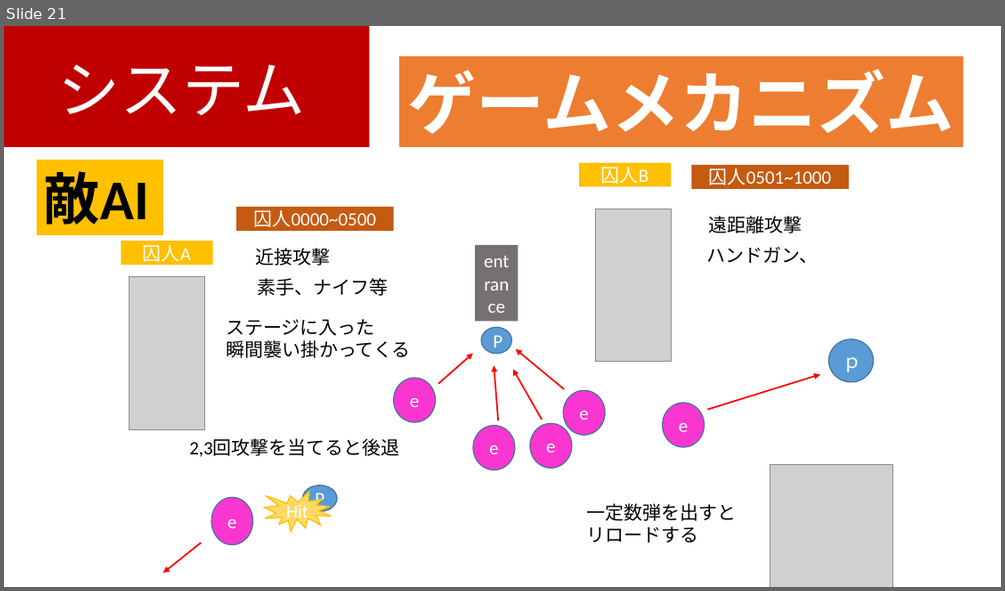
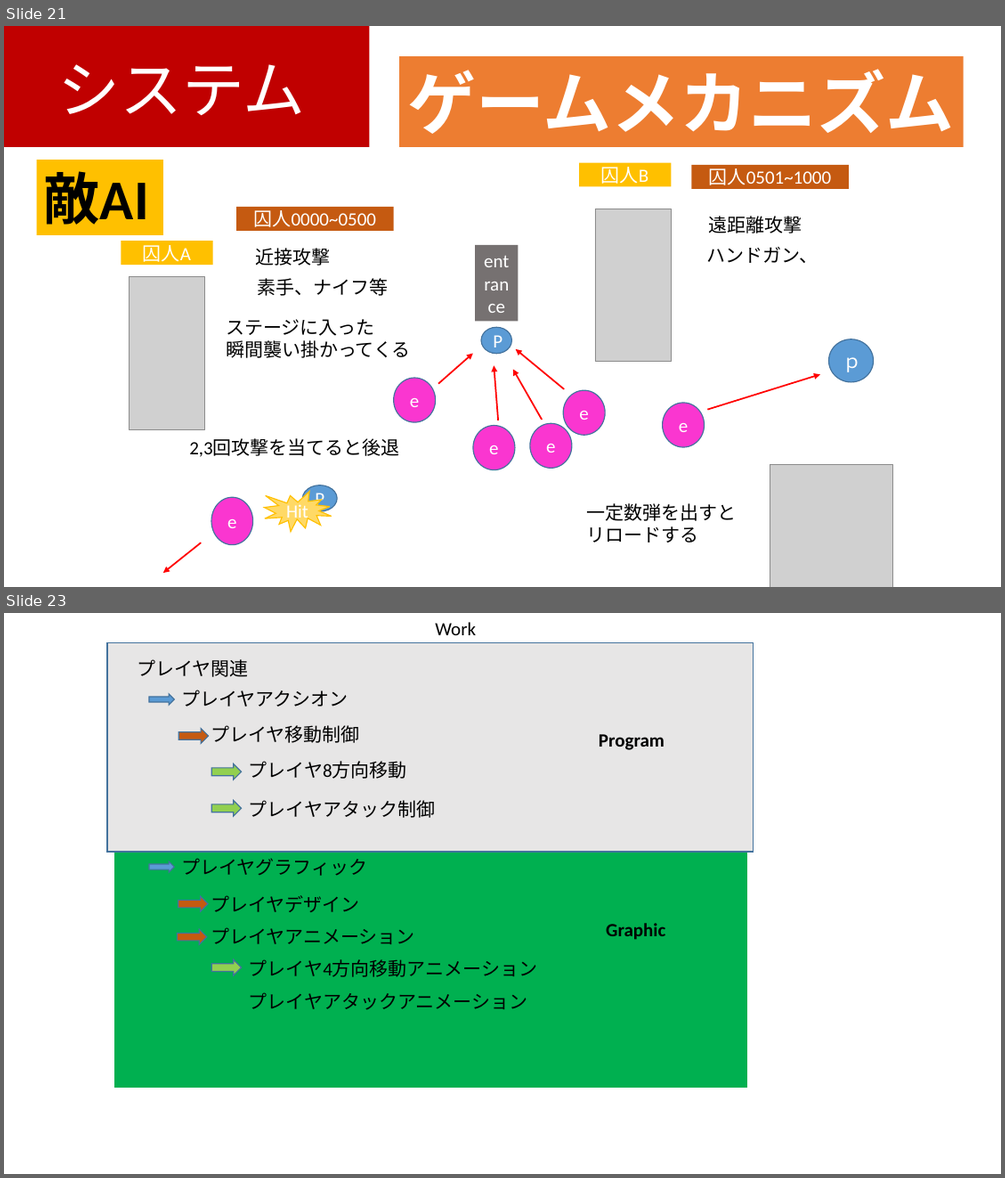
Before and after one commit to kawanami1022/2.5DActionGameProject, a slide deck: GameProject/すみませんASOゲームショウまでに間に合いませんでした.pptx. Shown one above the other, each under a label of ours: slide 21 before the commit, slides 21 and 23 after it; the slides between them are not shown. The pictures are 1005x591 and 1005x1178 pixels, drawn with LibreOffice and Linux fonts; fonts in the diff are those of the drawing; grey boxes stand for pictures. Boxes give left, top, right and bottom in pixels: in the first picture for what was removed or moved away, otherwise in the second. Text is boxed around its words. In the diff, an @@ line names an element or a change of style, - is before the commit and + after.

Commit message:
マインドマップの例

```diff
--- a/GameProject/すみませんASOゲームショウまでに間に合いませんでした.pptx
+++ b/GameProject/すみませんASOゲームショウまでに間に合いませんでした.pptx
@@ slide 23 added at box(4, 613, 1001, 1174), background #FFFFFF @@
@@ text added at box(435, 622, 476, 635), 18 pt, text #000000 @@
+Work
@@ rectangle added at box(107, 643, 753, 852), fill #E7E6E6, outline #43739E 1 pt @@
@@ text added at box(138, 659, 249, 677), 18 pt, text #000000 @@
+プレイヤ関連
@@ text added at box(182, 690, 348, 706), 18 pt, text #000000 @@
+プレイヤアクシオン
@@ right arrow added at box(149, 694, 175, 705), fill #5B9BD5, outline #43739E 1 pt @@
@@ right arrow added at box(179, 728, 209, 743), fill #C55A11, outline #43739E 1 pt @@
@@ text added at box(210, 725, 359, 743), 18 pt, text #000000 @@
+プレイヤ移動制御
@@ text added at box(599, 734, 664, 750), 18 pt, text #000000, bold @@
+Program
@@ right arrow added at box(212, 764, 242, 779), fill #92D050, outline #43739E 1 pt @@
@@ text added at box(249, 761, 407, 779), 18 pt, text #000000 @@
+プレイヤ8方向移動
@@ right arrow added at box(212, 801, 242, 817), fill #92D050, outline #43739E 1 pt @@
@@ text added at box(249, 800, 435, 818), 18 pt, text #000000 @@
+プレイヤアタック制御
@@ rectangle added at box(114, 852, 748, 1088), fill #00B050, outline #FFFFFF 1 pt @@
@@ right arrow added at box(149, 861, 175, 873), fill #5B9BD5, outline #43739E 1 pt @@
@@ text added at box(182, 858, 368, 876), 18 pt, text #000000 @@
+プレイヤグラフィック
@@ right arrow added at box(178, 896, 208, 911), fill #C55A11, outline #43739E 1 pt @@
@@ text added at box(210, 895, 359, 912), 18 pt, text #000000 @@
+プレイヤデザイン
@@ right arrow added at box(178, 929, 208, 944), fill #C55A11, outline #43739E 1 pt @@
@@ text added at box(210, 927, 415, 944), 18 pt, text #000000 @@
+プレイヤアニメーション
@@ text added at box(606, 923, 665, 940), 18 pt, text #000000, bold @@
+Graphic
@@ right arrow added at box(212, 959, 242, 975), fill #92D050, outline #43739E 1 pt @@
@@ text added at box(249, 959, 537, 977), 18 pt, text #000000 @@
+プレイヤ4方向移動アニメーション
@@ text added at box(249, 992, 528, 1010), 18 pt, text #000000 @@
+プレイヤアタックアニメーション
```
Also in this commit, not shown: 2 other slides added, 1 other file.
